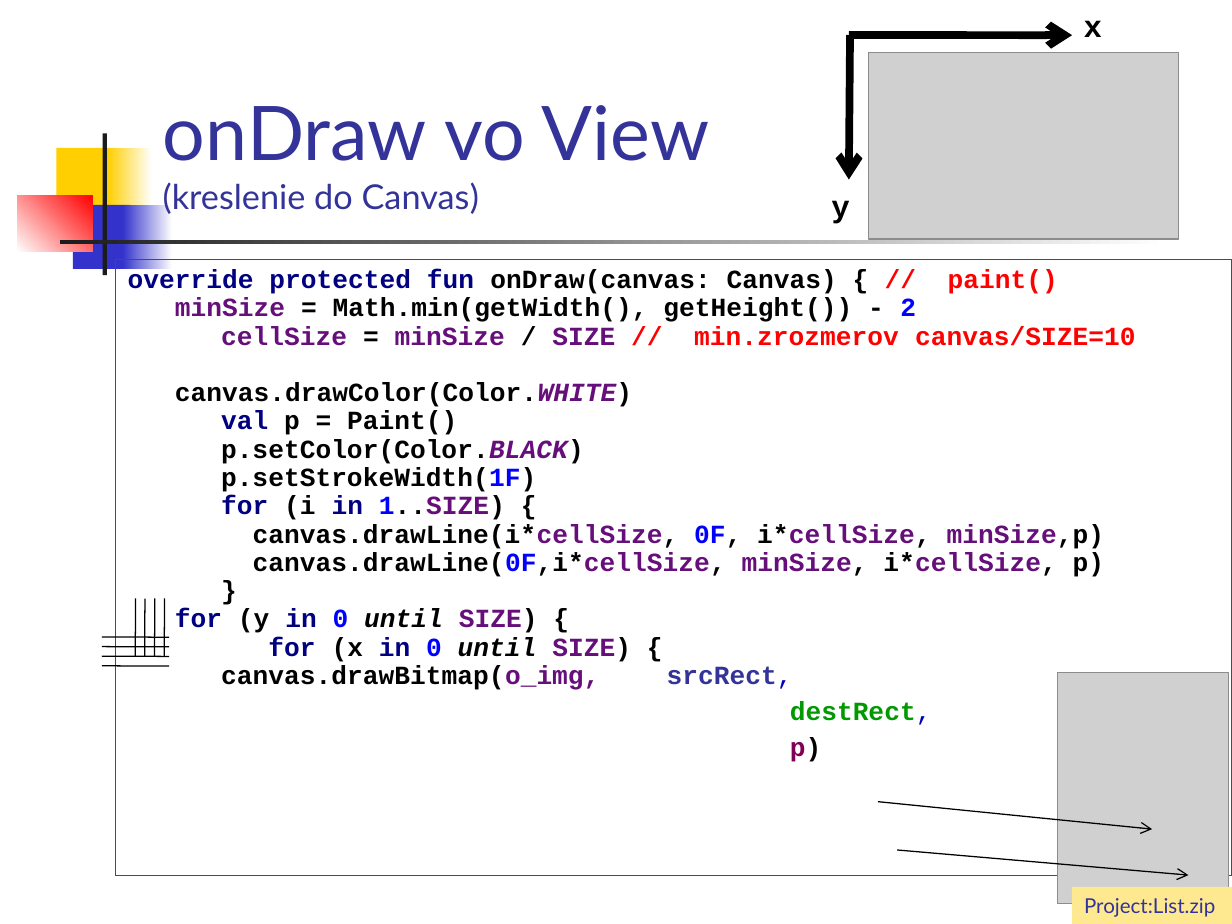
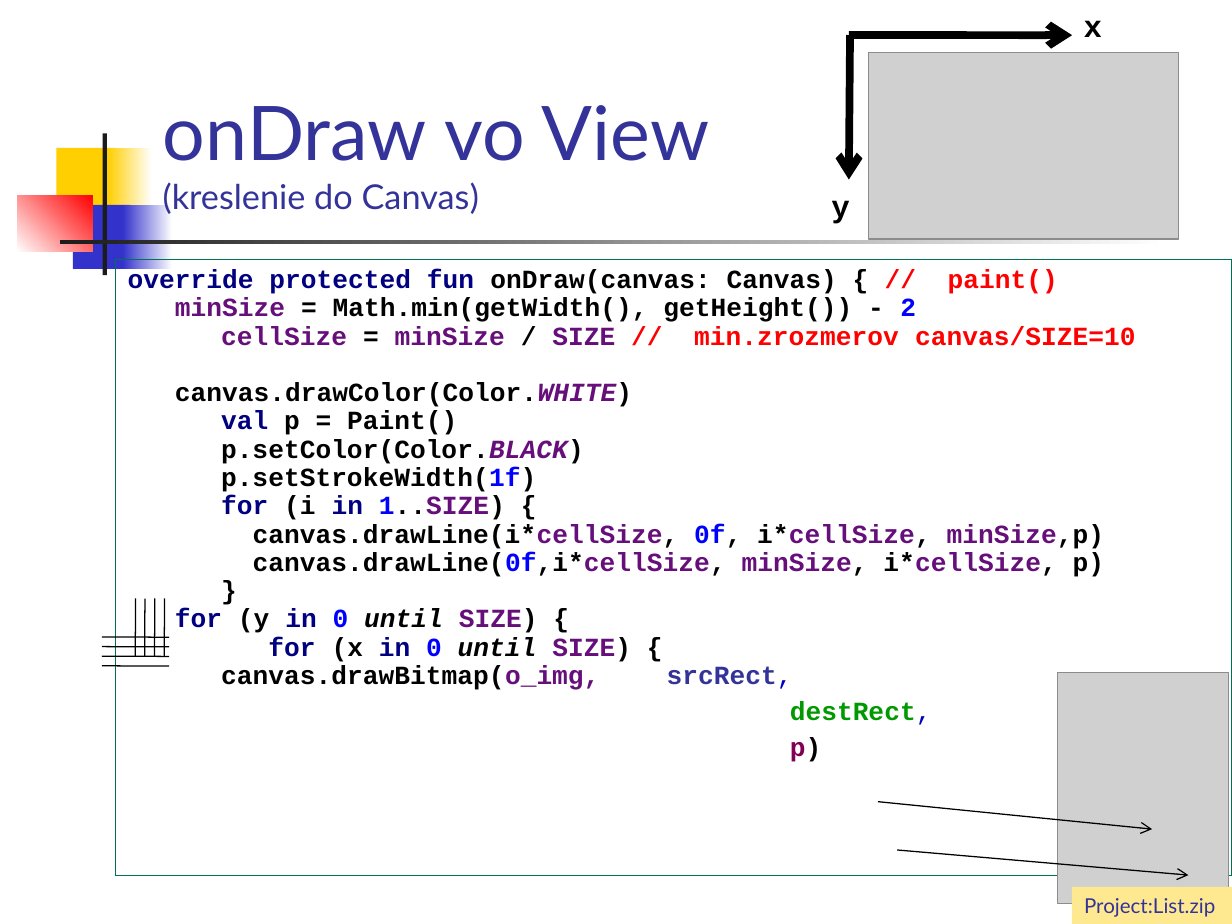
Before and after one commit to vmandro/Prednasky, a slide deck: slide 25 of 04/04_Android.ppt (slide 23 before the commit). Drawn at 1232x924 pixels with LibreOffice and Linux fonts; fonts in the diff are those of the drawing; grey boxes stand for pictures. Boxes give left, top, right and bottom in pixels: in the first picture for what was removed or moved away, otherwise in the second. Text is boxed around its words. In the diff, an @@ line names an element or a change of style, - is before the commit and + after.

```diff
--- a/04/04_Android.ppt
+++ b/04/04_Android.ppt
@@ text in rectangle at (175, 383, 1105, 577): text changed @@
-canvas.drawColor(Color.WHITE)
-val p = Paint()
-p.setColor(Color.BLACK)
-p.setStrokeWidth(1F)
-for (i in 1..SIZE) {
-canvas.drawLine(i*cellSize, 0F, i*cellSize, minSize,p)
-canvas.drawLine(0F,i*cellSize, minSize, i*cellSize, p)
-}
+canvas.drawColor(Color.WHITE)
+val p = Paint()
+p.setColor(Color.BLACK)
+p.setStrokeWidth(1f)
+for (i in 1..SIZE) {
+canvas.drawLine(i*cellSize, 0f, i*cellSize, minSize,p)
+canvas.drawLine(0f,i*cellSize, minSize, i*cellSize, p)
+}
```
Also in this commit, not shown: 19 other slides changed, 8 slides added, 3 other files.
